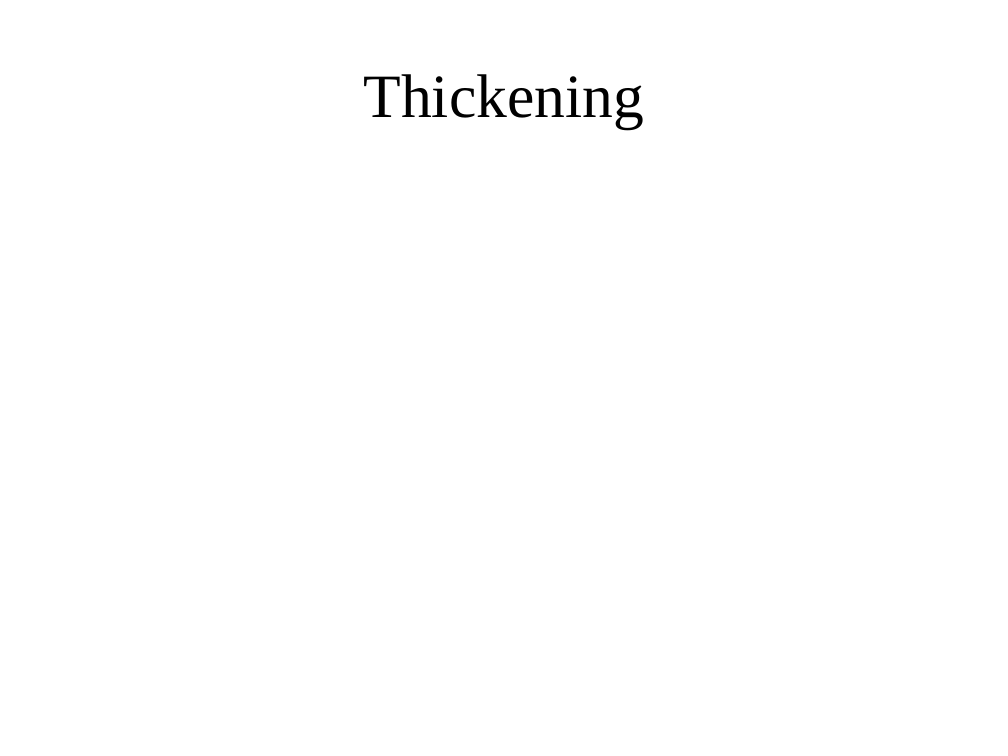
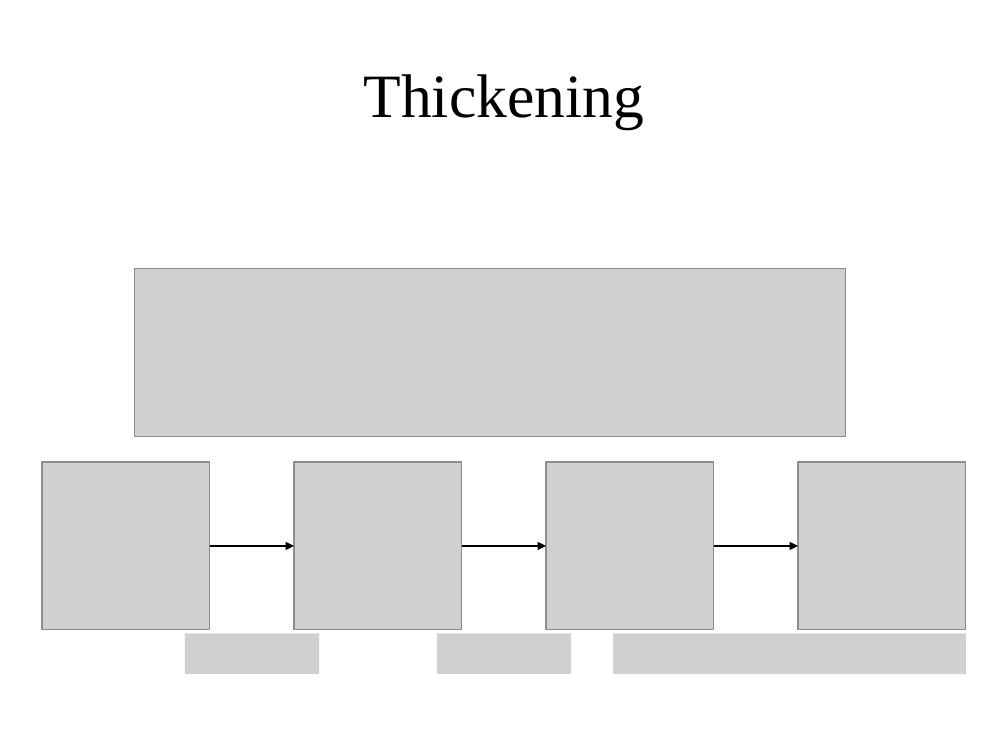
Before and after one commit to ChristianSieh/PointProcessing, a slide deck: slide 6 of Images/Presentation/Presentation1.pptx. Drawn at 1008x756 pixels with LibreOffice and Linux fonts; fonts in the diff are those of the drawing; grey boxes stand for pictures. Boxes give left, top, right and bottom in pixels: in the first picture for what was removed or moved away, otherwise in the second. Text is boxed around its words. In the diff, an @@ line names an element or a change of style, - is before the commit and + after.

```diff
--- a/Images/Presentation/Presentation1.pptx
+++ b/Images/Presentation/Presentation1.pptx
@@ picture added at (x1=134, y1=269, x2=845, y2=437) @@
@@ picture added at (x1=42, y1=462, x2=211, y2=630) @@
@@ picture added at (x1=294, y1=462, x2=463, y2=630) @@
@@ picture added at (x1=546, y1=462, x2=715, y2=630) @@
@@ picture added at (x1=798, y1=462, x2=967, y2=630) @@
@@ arrow added from (210, 546) to (294, 546), #000000 1.5 pt @@
@@ arrow added from (462, 546) to (546, 546), #000000 1.5 pt @@
@@ arrow added from (714, 546) to (798, 546), #000000 1.5 pt @@
@@ picture added at (x1=184, y1=633, x2=319, y2=673) @@
@@ picture added at (x1=436, y1=633, x2=571, y2=673) @@
@@ picture added at (x1=613, y1=634, x2=966, y2=674) @@
```
Also in this commit, not shown: 3 other slides changed, 3 other files.
